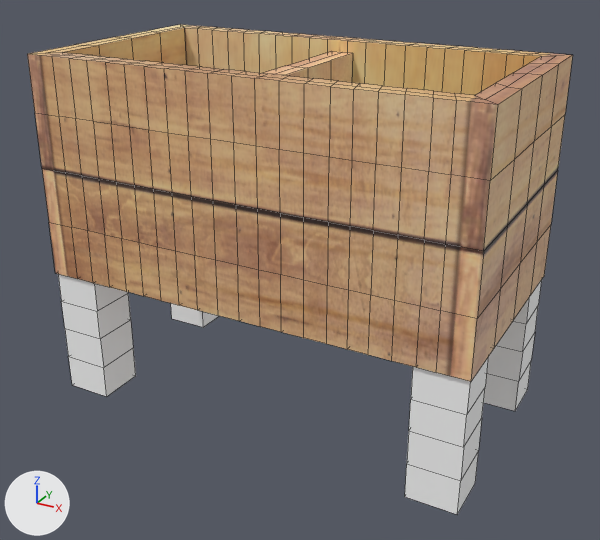
The FBX model Assets/Models/Greenhouse/Garden Beds/Garden Bed 2.fbx as it was, and as the next commit left it.
One viewpoint serves both versions: a 50 mm camera at (-0.083, -1.292, 0.411) aimed at (-0.8, 0.011, -0.241). Lighting does not change. The marker at lower left points along +X, +Y and +Z. Mesh edges are drawn as thin lines. Where no turn or scale is listed for an object, it has been applied to the vertices.

Objects in the first picture: 'Garden_Bed_2:pasted__pCube6'.
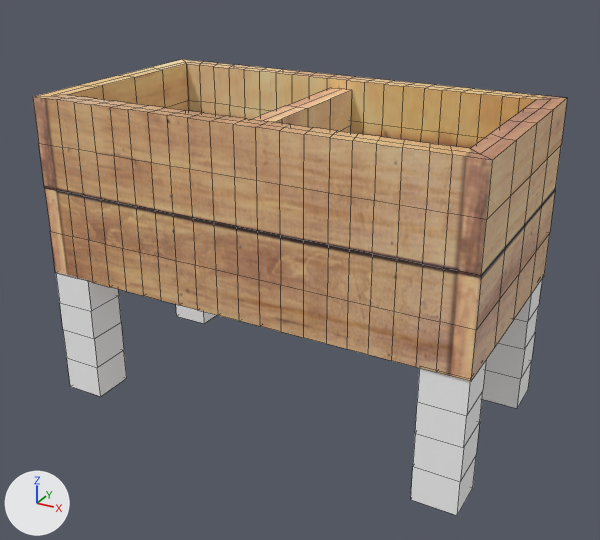
Commit message: more garden bed adjustments

Location of each change, [x1, y1, x2, y2] in pixels of the pictures (600 x 540 px; the box of a moved part takes in the faces that stretch with it):
```json
{"object": "Garden_Bed_2:pasted__pCube6", "change": "reshaped", "before": [27, 24, 573, 514], "after": [33, 59, 567, 515], "on screen": "7% shorter"}
{"part": 1, "of": "me_mesh", "change": "moved or reshaped", "before": [264, 51, 353, 82], "after": [253, 88, 352, 133]}
{"part": 2, "of": "me_mesh", "change": "moved or reshaped", "before": [405, 358, 488, 514], "after": [411, 361, 486, 515]}
{"part": 3, "of": "me_mesh", "change": "moved or reshaped", "before": [58, 274, 136, 397], "after": [56, 272, 127, 397]}
{"part": 4, "of": "me_mesh", "change": "moved or reshaped", "before": [27, 24, 573, 381], "after": [33, 59, 567, 381]}
{"part": 5, "of": "me_mesh", "change": "moved or reshaped", "before": [171, 303, 219, 327], "after": [176, 305, 216, 324]}
{"part": 6, "of": "me_mesh", "change": "moved or reshaped", "before": [484, 280, 542, 411], "after": [482, 280, 542, 408]}
```

Edits to the scene script, one JSON object a line:
```json
{"block": "me_mesh", "where": "me_mesh.from_pydata(...)  # 780 vertices, 760 faces; spans x -0.43..0.43, y -0.229..0.229, z -0.345..0.345"}
{"block": "me_mesh", "where": "# used by ob_garden_bed_2_pasted__pcube6; location = (-0.815, 0.034, -0.178)"}
{"block": "me_mesh", "change": "me_mesh part 1: the loose piece of 58 vertices spanning x -0.027..0.018, y -0.185..0.186, z -0.026..0.323 is scaled about its middle by (1, 1, 0.821), then moved by (0.0, 0.0, -0.041)"}
{"block": "me_mesh", "change": "me_mesh part 2: the loose piece of 20 vertices spanning x 0.331..0.426, y -0.224..-0.129, z -0.345..-0.081 is scaled about its middle by (0.878, 0.878, 1), then moved by (0.006, -0.008, 0.0)"}
{"block": "me_mesh", "change": "me_mesh part 3: the loose piece of 20 vertices spanning x -0.427..-0.332, y -0.224..-0.129, z -0.345..-0.081 is scaled about its middle by (0.878, 0.878, 1), then moved by (-0.005, -0.012, 0.0)"}
{"block": "me_mesh", "change": "me_mesh part 4: the loose piece of 642 vertices spanning x -0.429..0.43, y -0.229..0.229, z -0.084..0.345 is scaled about its middle by (1, 1, 0.821), then moved by (0.0, 0.0, -0.038)"}
{"block": "me_mesh", "change": "me_mesh part 5: the loose piece of 20 vertices spanning x -0.43..-0.335, y 0.129..0.224, z -0.345..-0.081 is scaled about its middle by (0.878, 0.878, 1), then moved by (-0.003, 0.011, 0.0)"}
{"block": "me_mesh", "change": "me_mesh part 6: the loose piece of 20 vertices spanning x 0.331..0.426, y 0.131..0.226, z -0.345..-0.081 is scaled about its middle by (0.878, 0.878, 1), then moved by (0.007, 0.006, 0.0)"}
```
